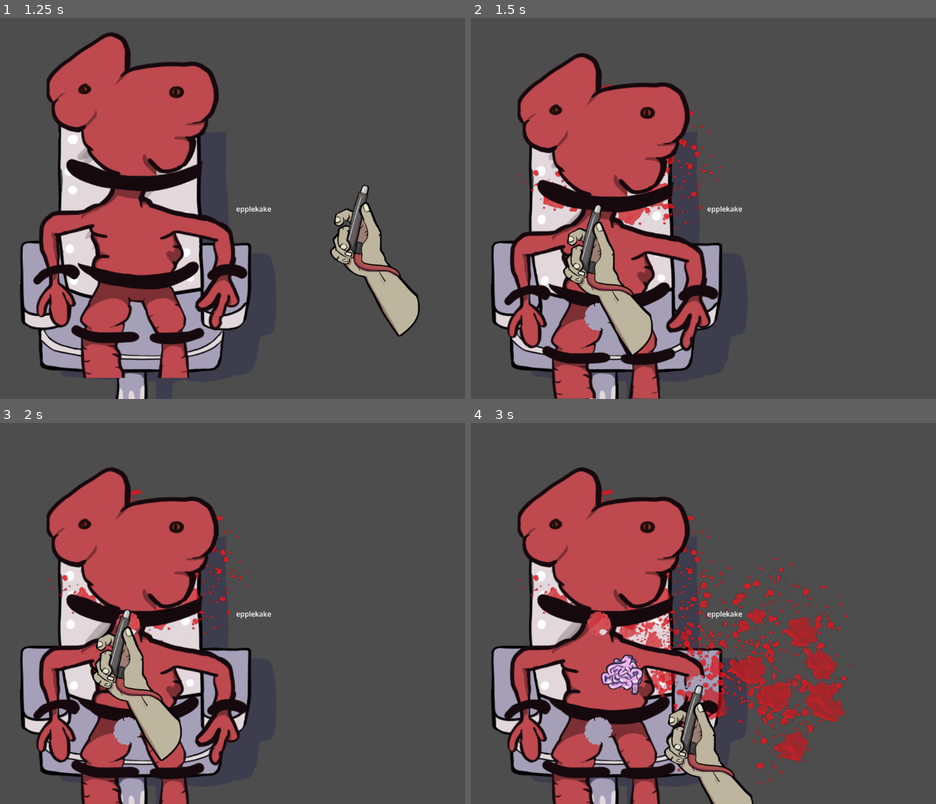
Above: before the commit, frames 1-4 (two rows, left to right).
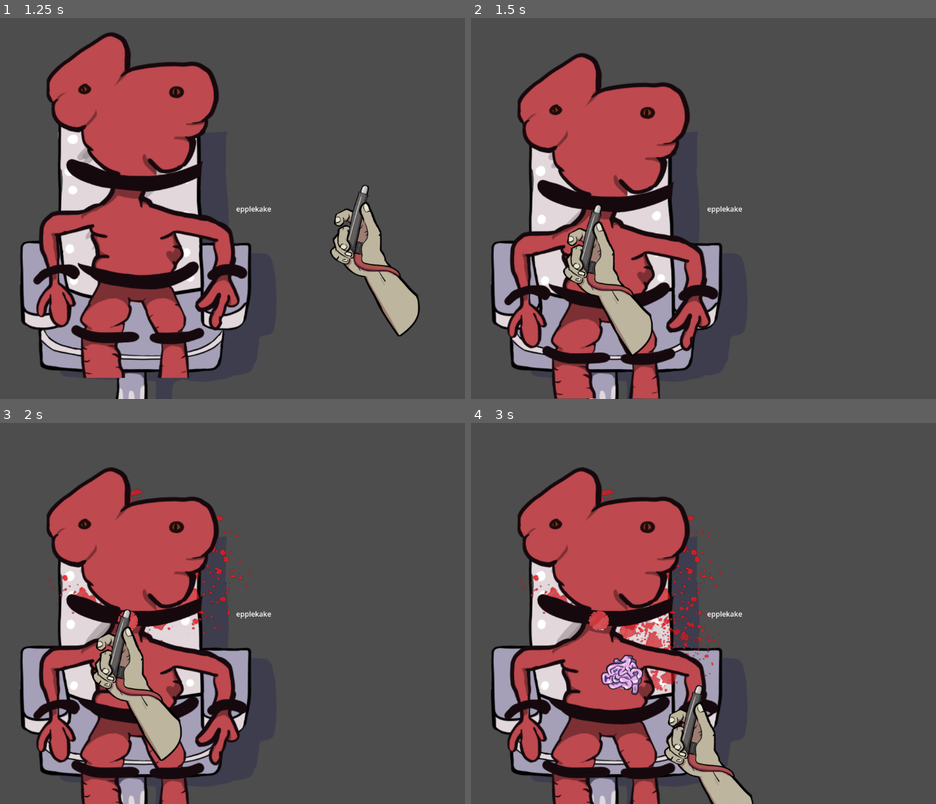
Above: after the commit, the same moments.

Repository: Slideshow776/Global-Game-Jam-2026
Game: Godot game, scene res://scenes/game.tscn
The game is run twice, just before and just after one commit, with the same random seed, the same clock (stepped at 60 frames per second) and the same inputs.
Inputs (mouse positions are in pixels of both pictures, inside the frame that each line leads up to):
- Up to frame 1 (1.25 s): tap Enter at 0.5, 0.6 s; move the mouse to (367, 189) at 0.52 s; click (367, 189) at 0.67 s
- Up to frame 2 (1.5 s): move the mouse to (596, 208) at 1.27 s; tap F at 1.35 s; click (596, 208) at 1.42 s
- Up to frame 3 (2 s): no input
- Up to frame 4 (3 s): tap Space at 2 s; move the mouse to (624, 674) at 2.02 s; tap Enter at 2.1, 2.75 s; click (624, 674) at 2.17 s; move the mouse to (698, 689) at 2.77 s; tap F at 2.85 s; click (698, 689) at 2.92 s

Frame 1 is identical in both runs. In frame 2, 1.0% of the frame differs, in the area x 10-54%, y 17-83%; in frame 3, 0.4%; in frame 4, 5.4%, in the area x 24-82%, y 35-95%.

Commit message:
Mutant hit improvements for audio impl

Diff:
--- a/project.godot
+++ b/project.godot
@@ -27,10 +27,6 @@
 
 project/assembly_name="GGJ2026OSLO"
 
-[editor_plugins]
-
-enabled=PackedStringArray("res://addons/godot-vim/plugin.cfg")
-
 [physics]
 
 3d/physics_engine="Jolt Physics"
--- a/scenes/bodypart.gd
+++ b/scenes/bodypart.gd
@@ -1,14 +1,21 @@
 extends Area2D
 
+var mouseEntered = false
 # Called when the node enters the scene tree for the first time.
 func _ready() -> void:
-	pass # Replace with function body.
+	GameState.gun_clicked.connect(checkIfHit)
 
 # Called every frame. 'delta' is the elapsed time since the previous frame.
 func _process(delta: float) -> void:
 	pass
 
-func _input_event(viewport: Node, event: InputEvent, shape_idx: int):
-	if event is InputEventMouseButton && event.button_index == MOUSE_BUTTON_LEFT && event.pressed:
-			print(name)
-			GameState.mutant_hit.emit()
+func checkIfHit():
+	print(mouseEntered)
+	if mouseEntered:
+		GameState.mutant_hit.emit()
+
+func _on_mouse_entered() -> void:
+	mouseEntered = true
+
+func _on_mouse_exited() -> void:
+	mouseEntered = false
--- a/scenes/gun.gd
+++ b/scenes/gun.gd
@@ -8,9 +8,9 @@
 	pass
 
 func _input(event: InputEvent) -> void:
-	if event is InputEventMouseButton:
-		if event.button_index == MOUSE_BUTTON_LEFT:
-			GameState.gun_clicked.emit()
+	if event is InputEventMouseButton && event.button_index == MOUSE_BUTTON_LEFT && event.pressed:
+		await get_tree().create_timer(0.2).timeout
+		GameState.gun_clicked.emit()
 
 # Called every frame. 'delta' is the elapsed time since the previous frame.
 func _process(delta: float) -> void:
--- a/scenes/mutant.tscn
+++ b/scenes/mutant.tscn
@@ -47,5 +47,7 @@
 position = Vector2(54, 70)
 texture = ExtResource("5_4yu1w")
 
+[connection signal="mouse_entered" from="Area2D" to="Area2D" method="_on_mouse_entered"]
+[connection signal="mouse_exited" from="Area2D" to="Area2D" method="_on_mouse_exited"]
 [connection signal="timeout" from="Timer" to="." method="_on_timer_timeout"]
 [connection signal="input_event" from="Brain" to="Brain" method="_on_input_event"]
Not shown: 1 places in scenes/mutant.tscn that only renumber resources
